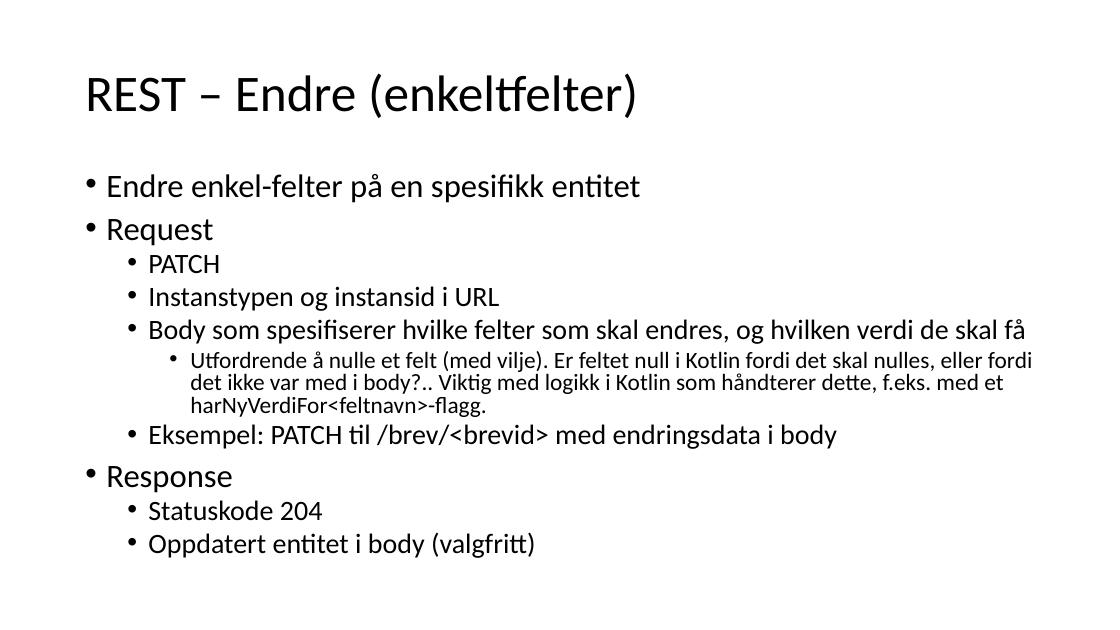
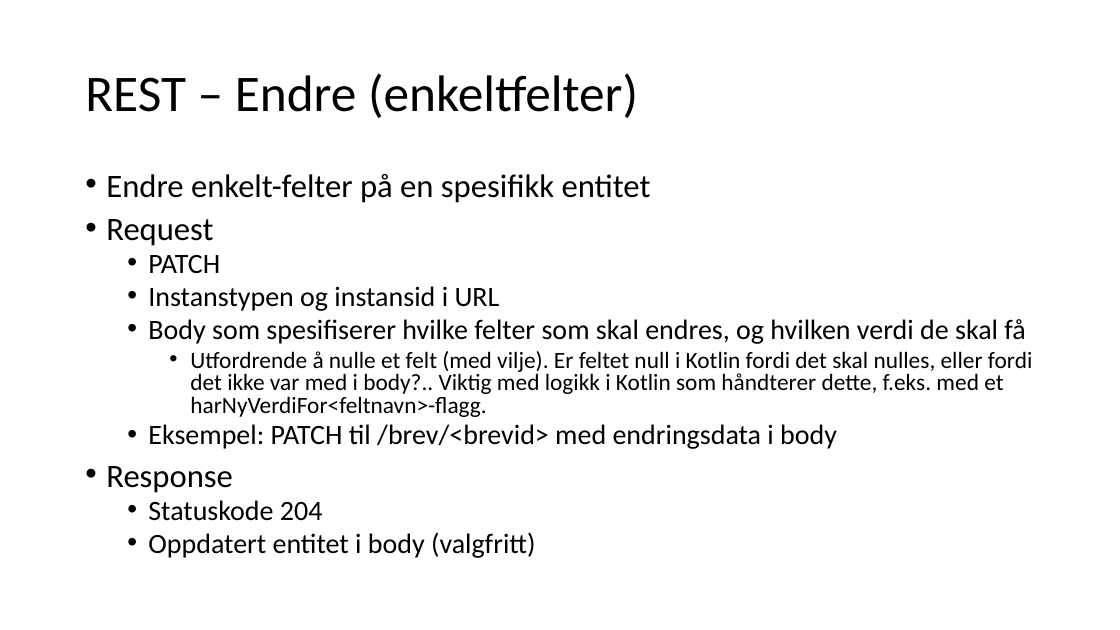
Before and after one commit to arakvaag/api-workshop, a slide deck: slide 9 of API-workshop.pptx. Drawn at 1120x630 pixels with LibreOffice and Linux fonts; fonts in the diff are those of the drawing. Boxes give left, top, right and bottom in pixels: in the first picture for what was removed or moved away, otherwise in the second. Text is boxed around its words. In the diff, an @@ line names an element or a change of style, - is before the commit and + after.

```diff
--- a/API-workshop.pptx
+++ b/API-workshop.pptx
@@ text at (106, 174, 651, 203): text changed @@
-• Endre enkel-felter på en spesifikk entitet
+• Endre enkelt-felter på en spesifikk entitet
```
Also in this commit, not shown: 2 other slides changed.
